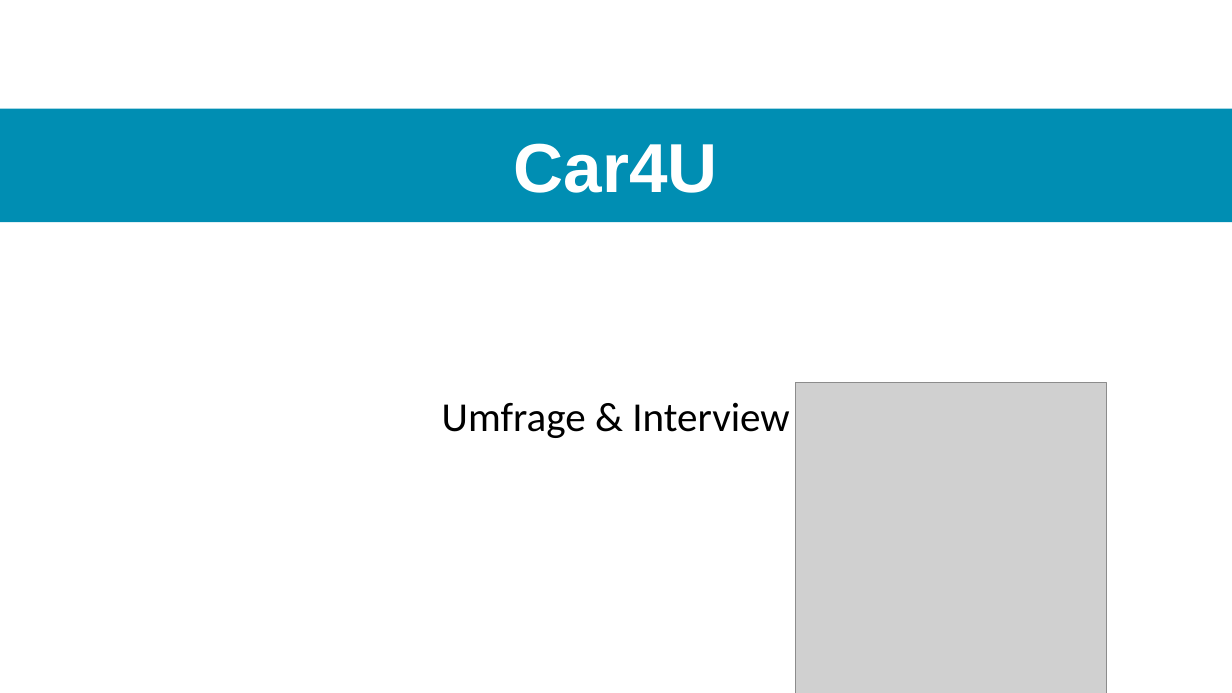
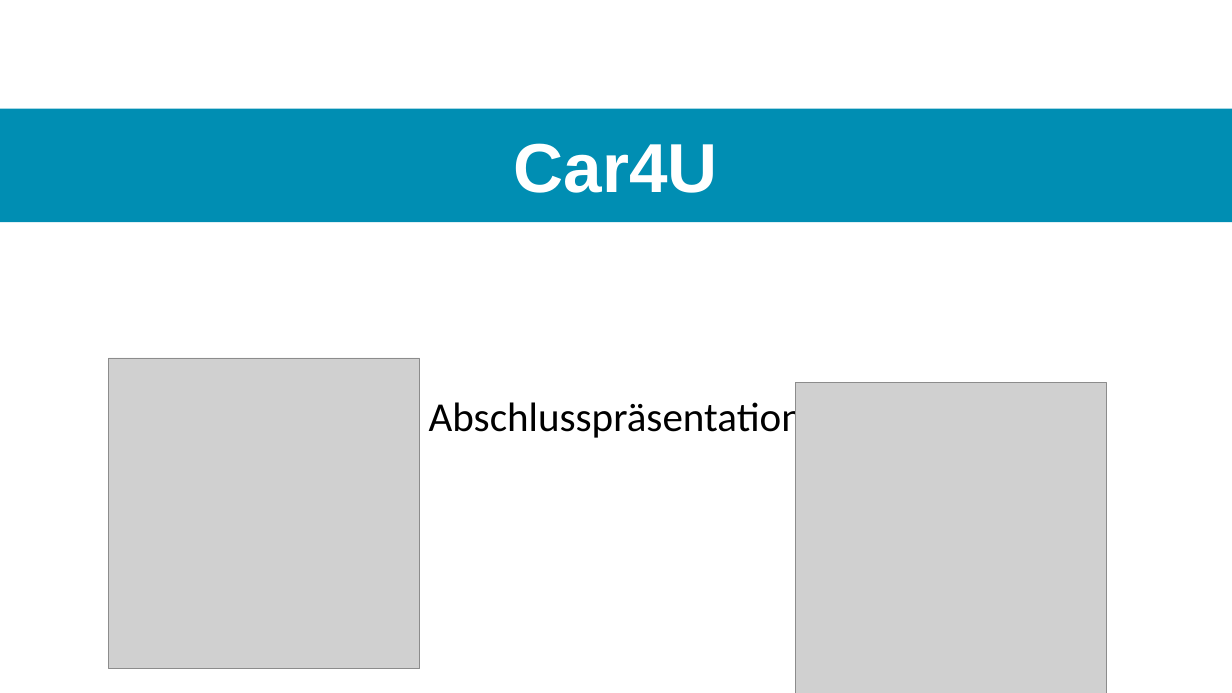
Before and after one commit to christopherchristensen/summaries, a slide deck: slide 1 of usab/Abschlusspräsentation.pptx. Drawn at 1232x693 pixels with LibreOffice and Linux fonts; fonts in the diff are those of the drawing; grey boxes stand for pictures. Boxes give left, top, right and bottom in pixels: in the first picture for what was removed or moved away, otherwise in the second. Text is boxed around its words. In the diff, an @@ line names an element or a change of style, - is before the commit and + after.

```diff
--- a/usab/Abschlusspräsentation.pptx
+++ b/usab/Abschlusspräsentation.pptx
@@ picture added at <box>109,358,420,668</box> @@
@@ title at <box>429,397,803,441</box>: text changed @@
-Umfrage & Interview
+Abschlusspräsentation
```
Also in this commit, not shown: 2 other slides changed, 8 slides added, 6 slides removed, 1 other file.
